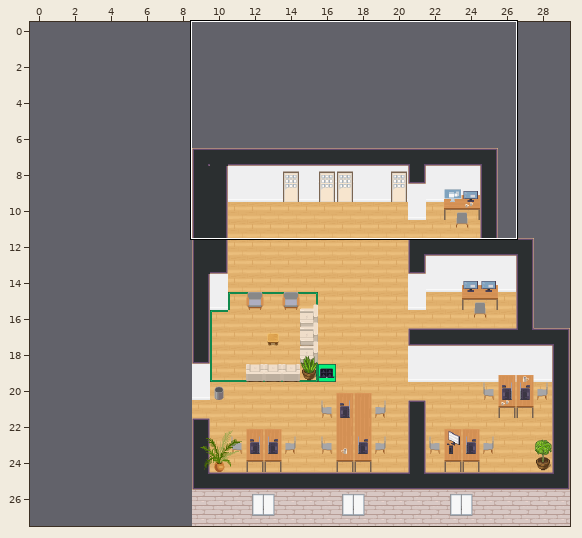
Tiled map (JSON): maps/rennes.tmj. The first picture is a wide view before the edit; the outline marks the close-up.
Close-up. First the earlier version:
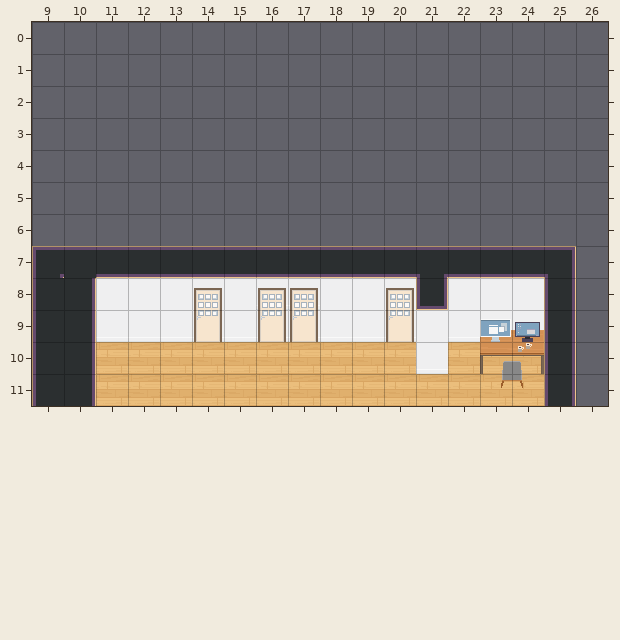
Cells are 32x32 px. Shown: x 9..26, y 0..11. The commit also changed other parts of the map, which this record leaves out. The old version is drawn lined up with the new one.
And afterwards:
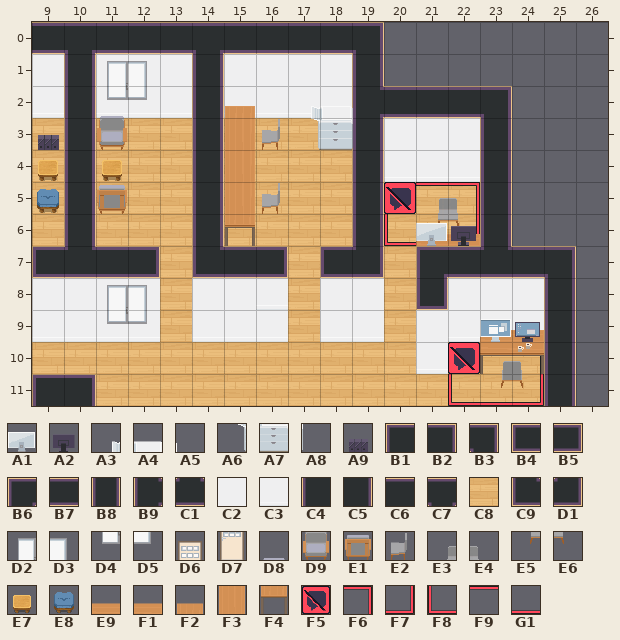
Key: from "WA_Miscellaneous": A1 10, A2 11, A3 26, A4 27, A5 28, A6 36, A7 37, A8 38, A9 66; from "WA_Room_Builder": B1 25, B2 26, B3 29, B4 58, B5 59, B6 93, B7 94, B8 102, B9 108, C1 110, C2 119, C3 144, C4 150, C5 152, C6 156, C7 160, C8 350, C9 368, D1 374, D2 775, D3 776, D4 800, D5 801, D6 960, D7 985; from "WA_Seats": D8 85, D9 98, E1 99, E2 120, E3 121, E4 122, E5 134, E6 135, E7 151, E8 163; from "WA_Tables": E9 0, F1 1, F2 2, F3 12, F4 22; from "WA_User_Interface": F5 60, F6 240, F7 241, F8 242, F9 243, G1 244.
__ is an empty cell, .. an unchanged one.
Difference:
map size 21x21 -> 30x28 cells (old content now starts at 9,7; both pictures use the new coordinates)
--- layer "floor/floor1"
@@ x 9..22 @@
- 3 __ .. __ __ __ .. __ __ __ .. .. .. .. ..
- 4 __ .. __ __ __ .. __ __ __ __ .. .. .. ..
- 5 __ .. __ __ __ .. __ __ __ __ .. __ __ __
- 6 __ .. __ __ __ .. __ __ __ __ .. __ __ __
- 7 .. .. .. .. __ .. .. .. __ .. .. __ .. ..
- 8 .. .. .. .. __ .. .. .. __ .. .. __ .. ..
- 9 .. .. .. .. __ .. .. .. __ .. .. __ .. ..
+ 3 C8 .. C8 C8 C8 .. C8 C8 C8 .. .. .. .. ..
+ 4 C8 .. C8 C8 C8 .. C8 C8 C8 C8 .. .. .. ..
+ 5 C8 .. C8 C8 C8 .. C8 C8 C8 C8 .. C8 C8 C8
+ 6 C8 .. C8 C8 C8 .. C8 C8 C8 C8 .. C8 C8 C8
+ 7 .. .. .. .. C8 .. .. .. C8 .. .. C8 .. ..
+ 8 .. .. .. .. C8 .. .. .. C8 .. .. C8 .. ..
+ 9 .. .. .. .. C8 .. .. .. C8 .. .. C8 .. ..
--- layer "floor/floor2"
@@ x 20..22 @@
- 5 __ __ __
- 6 __ __ __
+ 5 F5 F9 F6
+ 6 F8 G1 F7
@@ x 22..24 @@
-10 __ .. __
-11 __ __ __
+10 F5 .. F6
+11 F8 G1 F7
--- layer "walls/walls1"
@@ x 9..23 @@
- 0 __ __ __ __ __ __ __ __ __ __ __ .. .. .. ..
- 1 __ __ __ __ __ __ __ __ __ __ __ .. .. .. ..
- 2 __ __ __ __ __ __ __ __ __ __ __ __ __ __ __
- 3 .. __ .. .. .. __ .. .. .. .. __ __ __ __ __
- 4 .. __ .. .. .. __ .. .. .. .. __ __ __ __ __
- 5 .. __ .. .. .. __ .. .. .. .. __ .. .. .. __
- 6 .. __ .. .. .. __ .. .. .. .. __ .. .. .. __
- 7 B6 C6 .. B7 B7 B7 .. B7 B7 B7 B7 B7 C7 .. B7
- 8 C4 C5 .. .. C2 .. .. .. C3 .. .. C2 .. .. ..
- 9 C4 C5 .. .. C3 .. .. .. C3 .. .. C3 .. .. ..
-10 C4 C5 .. .. .. .. .. .. .. .. .. .. .. .. ..
-11 C4 C5 .. .. .. .. .. .. .. .. .. .. .. .. ..
+ 0 B7 C7 B7 B7 B7 C7 B7 B7 B7 B7 B3 .. .. .. ..
+ 1 C2 B8 C2 C2 C2 B8 C2 C2 C2 C2 B8 .. .. .. ..
+ 2 C3 B8 C3 C3 C3 B8 C3 C3 C3 C3 B9 B7 B7 B7 B3
+ 3 .. B8 .. .. .. B8 .. .. .. .. B8 C2 C2 C2 B8
+ 4 .. B8 .. .. .. B8 .. .. .. .. B8 C3 C3 C3 B8
+ 5 .. B8 .. .. .. B8 .. .. .. .. B8 .. .. .. B8
+ 6 .. B8 .. .. .. B8 .. .. .. .. B8 .. .. .. B8
+ 7 B4 C1 .. B5 __ C9 .. B5 __ B4 D1 __ B6 .. C1
+ 8 C2 C2 .. .. __ .. .. .. __ .. .. __ .. .. ..
+ 9 C3 C3 .. .. __ .. .. .. __ .. .. __ .. .. ..
+10 __ __ .. .. .. .. .. .. .. .. .. .. .. .. ..
+11 B1 B2 .. .. .. .. .. .. .. .. .. .. .. .. ..
--- layer "walls/walls2"
@@ x 11..12 @@
- 1 __ __
- 2 __ __
+ 1 D2 D3
+ 2 D4 D5
@@ x 11..20 @@
- 8 __ __ .. D6 .. D6 D6 .. .. D6
- 9 __ __ .. D7 .. D7 D7 .. .. D7
+ 8 D2 D3 .. __ .. __ __ .. .. __
+ 9 D4 D5 .. __ .. __ __ .. .. __
--- layer "furniture/furniture1"
@@ x 9..22 @@
- 2 .. .. __ .. .. .. __ .. __ __ __ .. .. ..
- 3 __ .. __ .. .. .. __ __ __ __ __ .. .. ..
- 4 __ .. __ .. .. .. __ .. .. .. .. .. .. ..
- 5 __ .. __ .. .. .. __ __ .. .. .. .. __ __
- 6 .. .. .. .. .. .. __ .. .. .. .. .. __ __
+ 2 .. .. D8 .. .. .. F2 .. A3 A4 A5 .. .. ..
+ 3 A9 .. D9 .. .. .. F3 E2 A6 A7 A8 .. .. ..
+ 4 E7 .. E7 .. .. .. F3 .. .. .. .. .. .. ..
+ 5 E8 .. E1 .. .. .. F3 E2 .. .. .. .. E3 E4
+ 6 .. .. .. .. .. .. F4 .. .. .. .. .. E5 E6
--- layer "above/above1"
@@ x 21..22 @@
- 6 __ __
+ 6 E9 F1
--- layer "above/above2"
@@ x 21..22 @@
- 6 __ __
+ 6 A1 A2
Boxes around the changes in both close-ups, in picture pixels (x1, y1, x2, y2):
changed: (32, 22, 544, 406)
